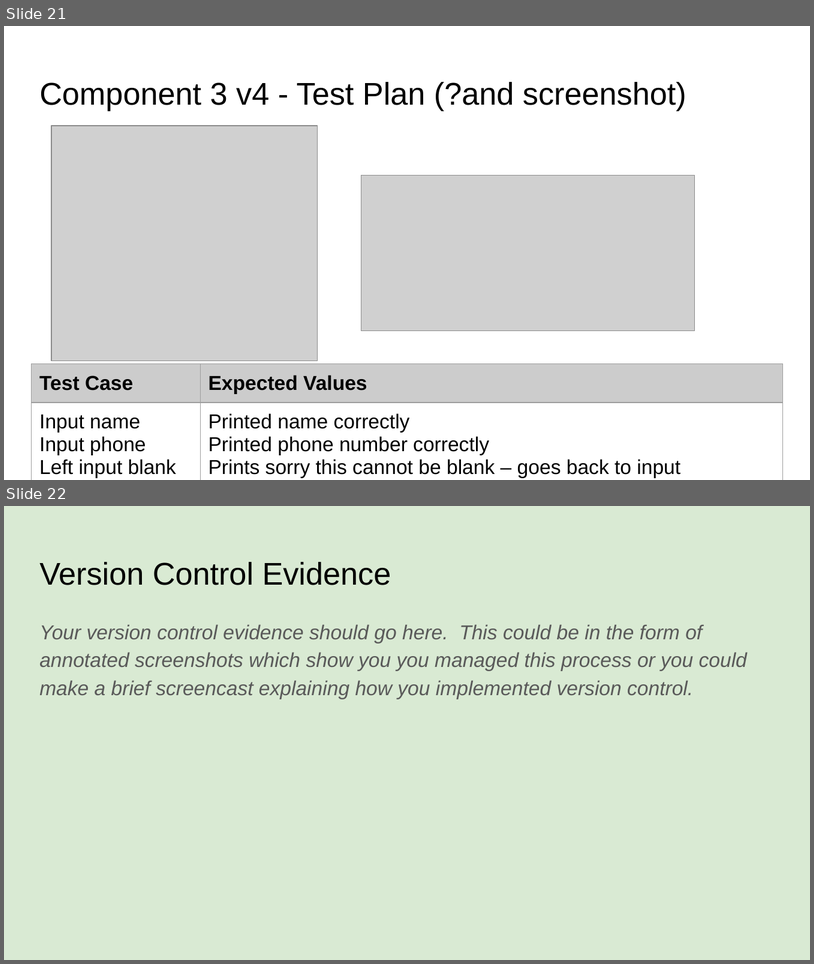
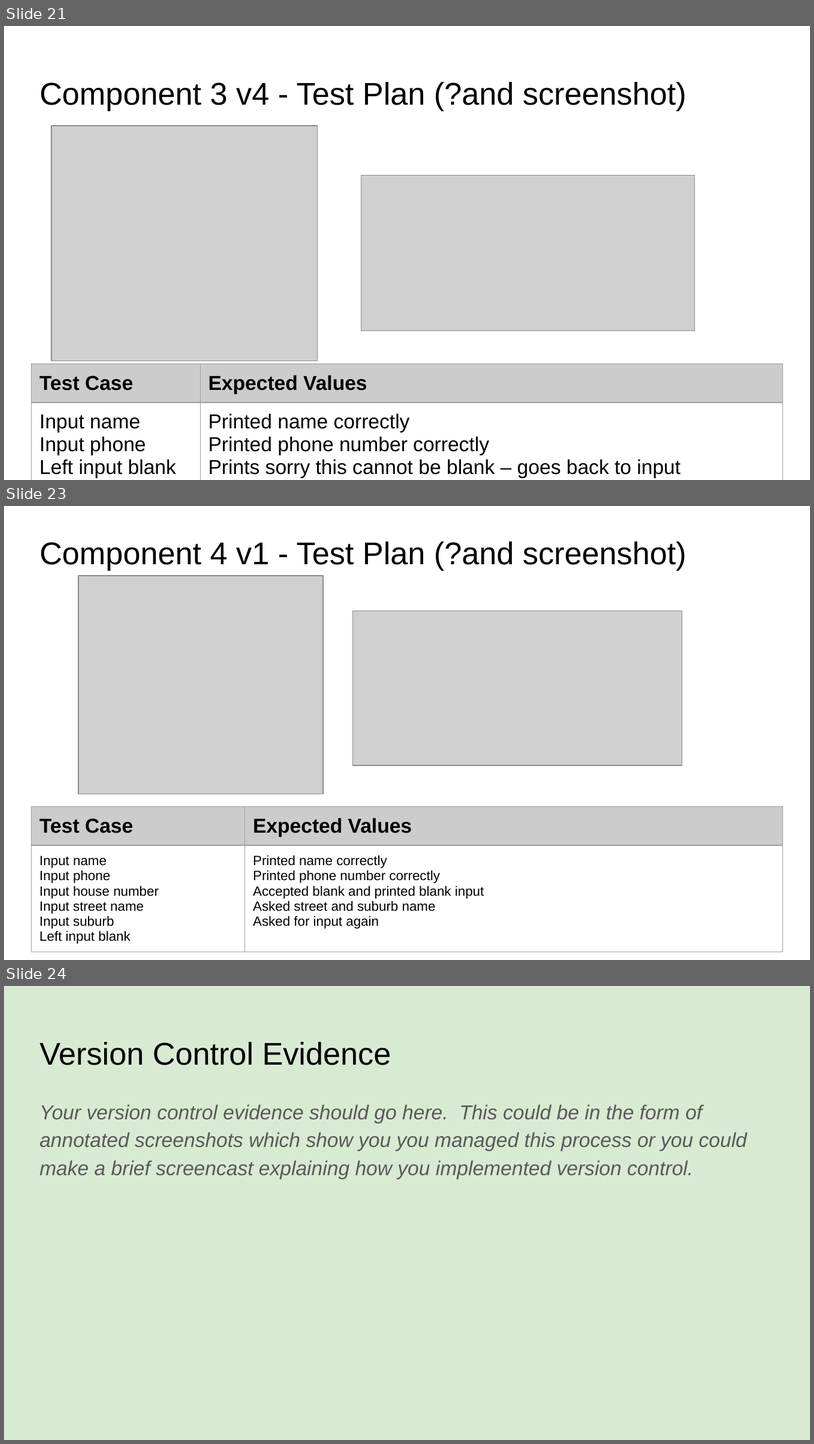
Before and after one commit to Joemamasahbsdh/pizza.bot, a slide deck: 022_91893+_+91897+Documentation.pptx. Shown one above the other, each under a label of ours: slides 21 and 22 before the commit, slides 21, 23 and 24 after it; the slides between them are not shown. The pictures are 814x964 and 814x1444 pixels, drawn with LibreOffice and Linux fonts; fonts in the diff are those of the drawing; grey boxes stand for pictures. Boxes give left, top, right and bottom in pixels: in the first picture for what was removed or moved away, otherwise in the second. Text is boxed around its words. In the diff, an @@ line names an element or a change of style, - is before the commit and + after.

```diff
--- a/022_91893+_+91897+Documentation.pptx
+++ b/022_91893+_+91897+Documentation.pptx
@@ slide 23 added at (4, 506, 810, 960), background #FFFFFF @@
@@ title added at (39, 541, 687, 570), 28 pt, text #000000 @@
+Component 4 v1 - Test Plan (?and screenshot)
@@ picture added at (78, 576, 323, 794) @@
@@ picture added at (353, 611, 682, 766) @@
@@ table added at (32, 807, 783, 960), 2 rows, 2 columns @@
+Test Case | Expected Values
+Input name / Input phone / Input house number / Input street name / Input suburb / Left input blank | Printed name correctly / Printed phone number correctly / Accepted blank and printed blank input / Asked street and suburb name / Asked for input again
@@ what was slide 22 is now slide 24 @@
```
Also in this commit, not shown: 1 other slide added.
